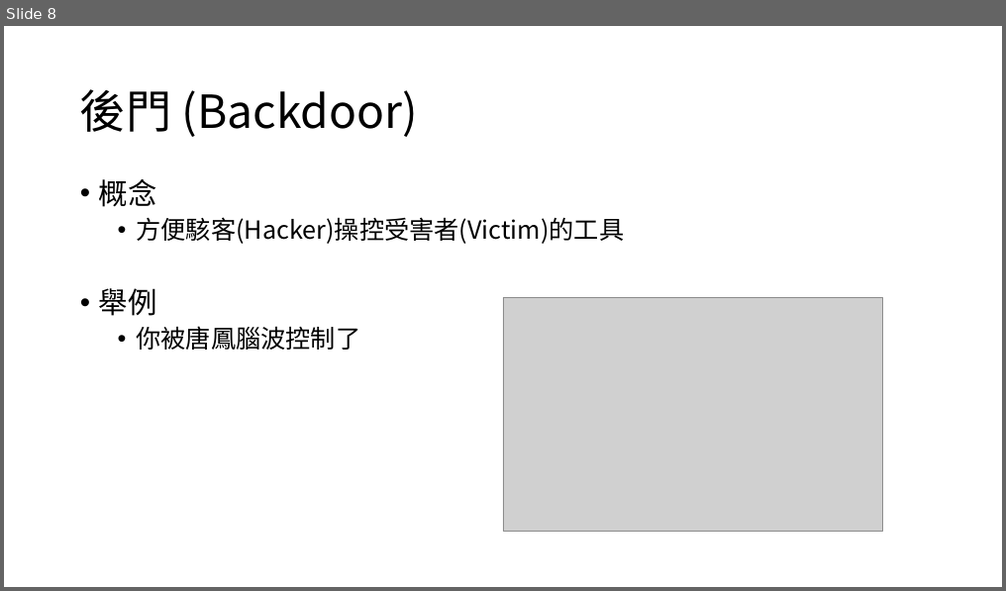
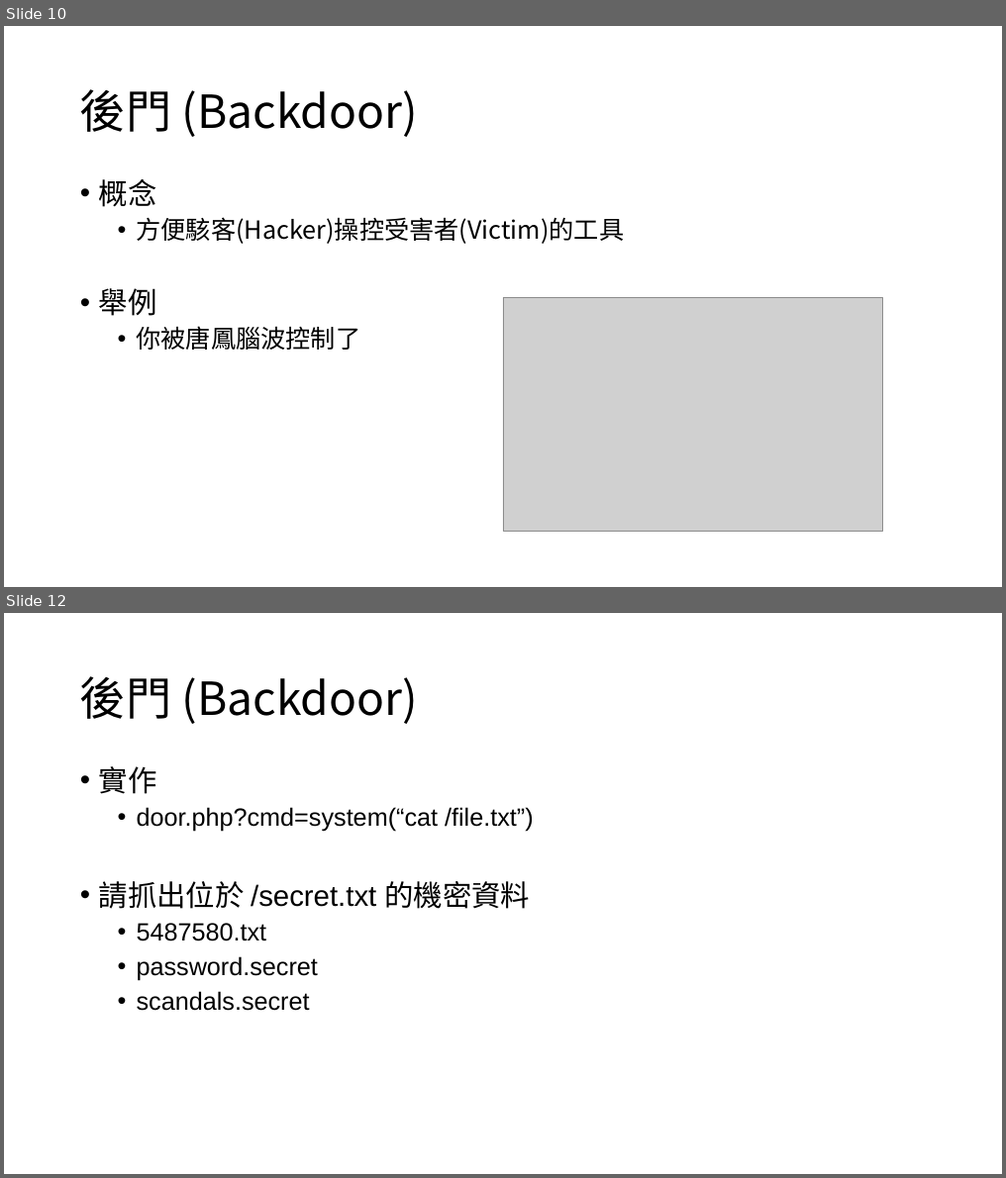
Before and after one commit to lawrence910426/Cloud-drive, a slide deck: Information Security.pptx. Shown one above the other, each under a label of ours: slide 8 before the commit, slides 10 and 12 after it; the slides between them are not shown. The pictures are 1006x591 and 1006x1178 pixels, drawn with LibreOffice and Linux fonts; fonts in the diff are those of the drawing; grey boxes stand for pictures; background and template pictures are left out. Boxes give left, top, right and bottom in pixels: in the first picture for what was removed or moved away, otherwise in the second. Text is boxed around its words. In the diff, an @@ line names an element or a change of style, - is before the commit and + after.

```diff
--- a/Information Security.pptx
+++ b/Information Security.pptx
@@ slide 12 added at [4, 613, 1002, 1174], background picture (left out) @@
@@ title added at [80, 676, 418, 724], 44 pt, text #000000 @@
+後門 (Backdoor)
@@ text added at [99, 766, 534, 1011], 24 pt, text #000000 @@
+• 實作
+  • door.php?cmd=system(“cat /file.txt”)
+• 請抓出位於 /secret.txt 的機密資料
+  • 5487580.txt
+  • password.secret
+  • scandals.secret
@@ what was slide 8 is now slide 10 @@
```
Also in this commit, not shown: 6 slides changed, 1 slide removed, 2 other files.
